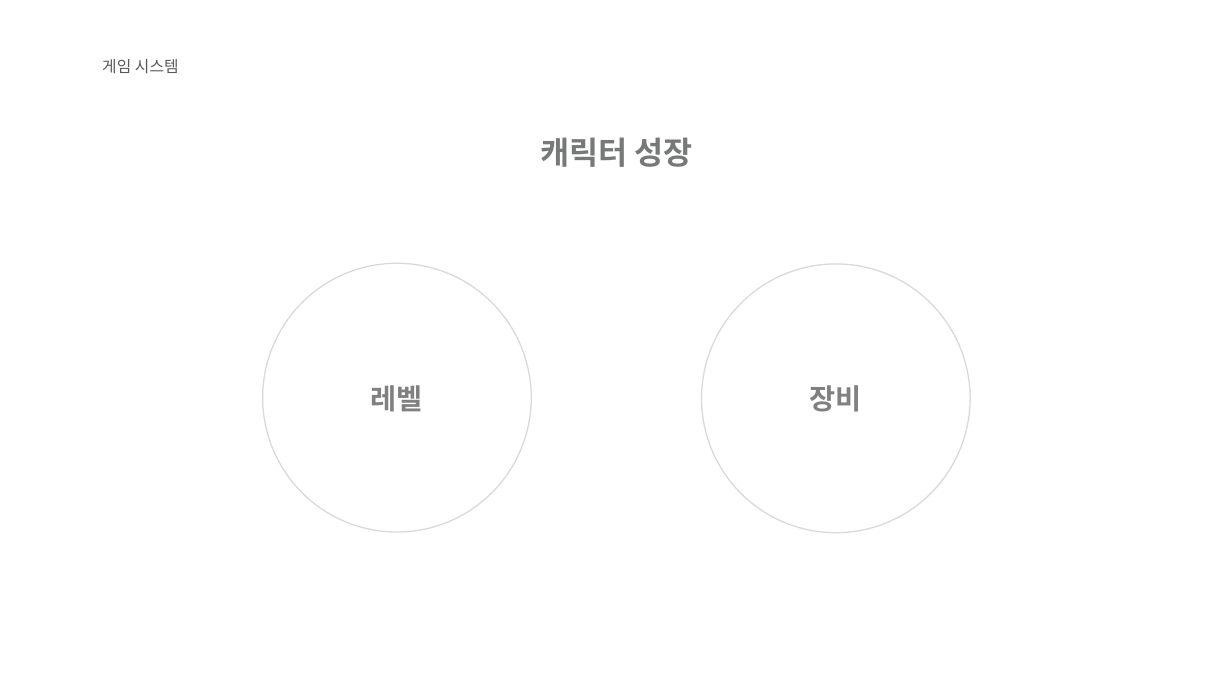
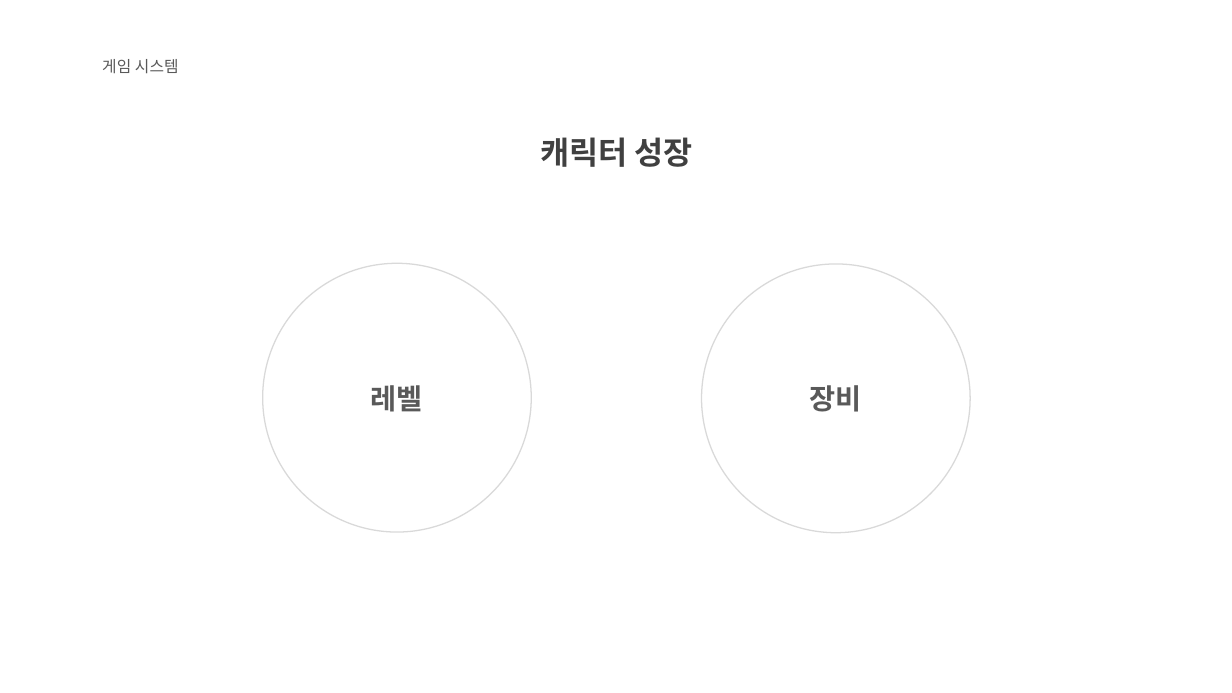
Before and after one commit to KJGoody/Daemonis, a slide deck: slide 10 of Deamonis(데모니스) 기획서/Daemonis PPT.pptx (slide 8 before the commit). Drawn at 1232x693 pixels with LibreOffice and Linux fonts; fonts in the diff are those of the drawing; background and template pictures are left out. Boxes give left, top, right and bottom in pixels: in the first picture for what was removed or moved away, otherwise in the second. Text is boxed around its words. In the diff, an @@ line names an element or a change of style, - is before the commit and + after.

```diff
--- a/Deamonis(데모니스) 기획서/Daemonis PPT.pptx
+++ b/Deamonis(데모니스) 기획서/Daemonis PPT.pptx
@@ text "캐릭터 성장" at [540, 137, 692, 167]: text colour #777878 to #404040 @@
@@ ellipse "레벨" at [262, 263, 531, 532]: text colour #808080 to #595959 @@
@@ ellipse "장비" at [701, 264, 970, 533]: text colour #808080 to #595959 @@
```
Also in this commit, not shown: 13 other slides changed, 4 slides added, 2 slides removed.
